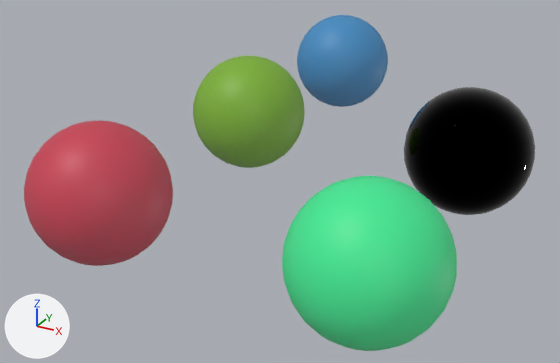
A saved change to the Blender file Materials/SEUT.blend.
Rendered twice from a 50 mm camera at (8.61, -9.21, 5.57) aimed at (1.4, 3.9, -0.99). Lighting does not change. The marker at lower left points along +X, +Y and +Z.

The scene before the commit, as lines of its bpy script (objects in view):
```python
ob_seut_material = bpy.data.objects.new('SEUT Material', me_sphere_013)
ob_seut_material.location = (5.0, 5.0, 0.0)
ob_smat_mirror_x = bpy.data.objects.new('.SMAT_Mirror_X', me_sphere_009)
ob_smat_mirror_x.location = (0.0, 0.0, 0.0)
ob_smat_mountpoint = bpy.data.objects.new('.SMAT_Mountpoint', me_sphere_012)
ob_smat_mountpoint.location = (5.0, 0.0, 0.0)
# also in view: '.SMAT_Mirror_Y' at (0.0, 5.0, 0.0); '.SMAT_Mirror_Z' at (0.0, 10.0, 0.0)
```
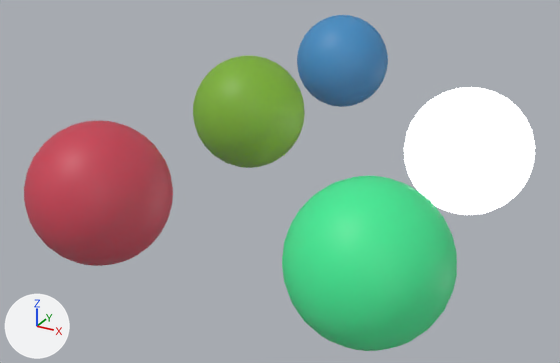
Where the change shows, as pixel boxes [x1, y1, x2, y2] in the pictures (560 x 363 px):
'SEUT Material', recoloured (black to white)
    both: [404, 87, 535, 215]

Edits to the bpy script that builds the scene:
```text
Change ng_seut_node_group:
    remove # nodes: Attribute x2, BsdfDiffuse, BsdfPrincipled, Invert x2, Math x3, Mix, MixRGB x7, MixShader, NormalMap, SeparateColor, TexImage, Value
    remove # colours: white #ffffff
    nodes: Attribute x2, BsdfDiffuse, BsdfPrincipled, Invert x2, Math x4, Mix x2, MixRGB x7, MixShader, NormalMap, RGB, SeparateColor, TexImage, Value
    colours: white #ffffff, grey #898989
```
